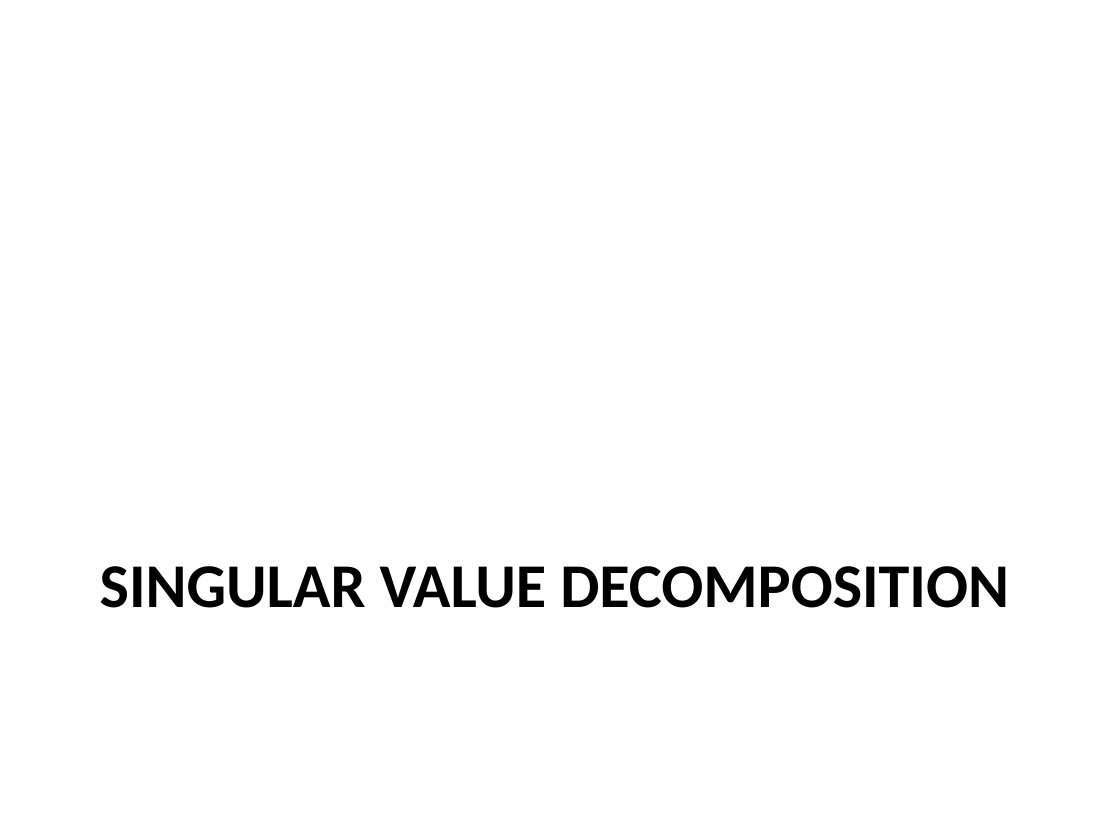
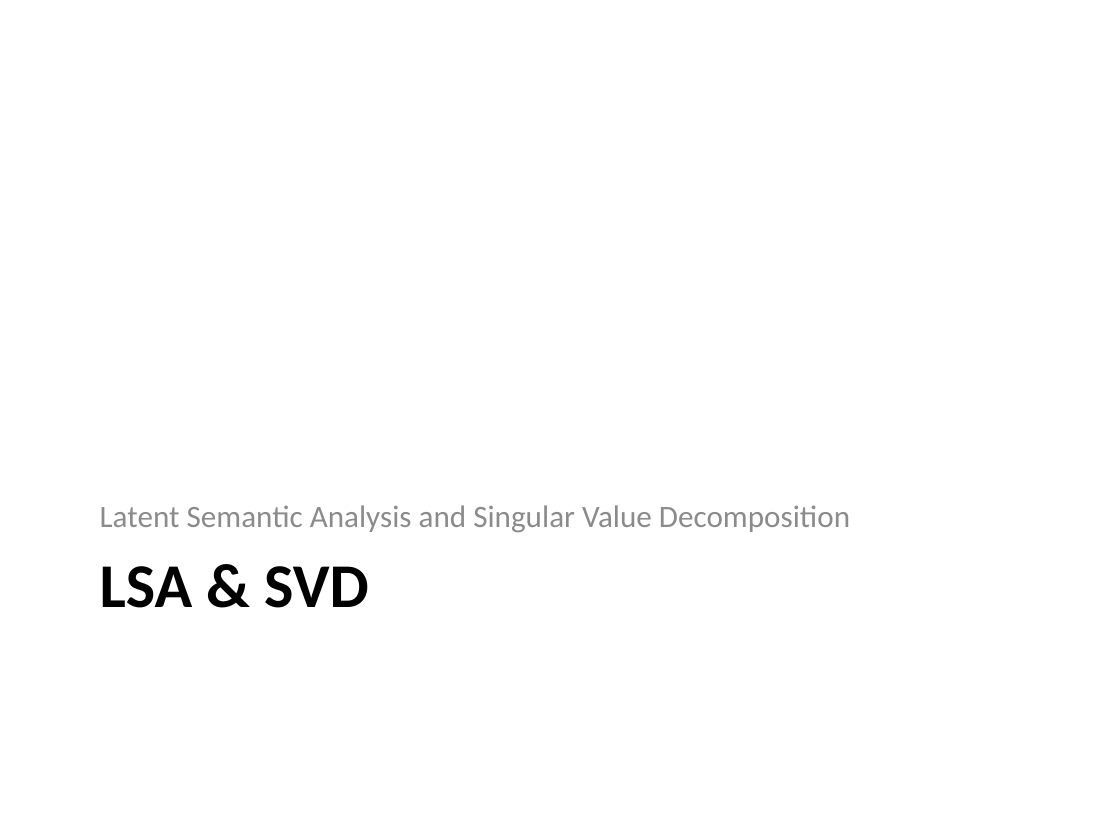
Before and after one commit to allenday/mapr-text-analysis, a slide deck: slide 4 of doc/section6.pptx. Drawn at 1120x840 pixels with LibreOffice and Linux fonts; fonts in the diff are those of the drawing. Boxes give left, top, right and bottom in pixels: in the first picture for what was removed or moved away, otherwise in the second. Text is boxed around its words. In the diff, an @@ line names an element or a change of style, - is before the commit and + after.

```diff
--- a/doc/section6.pptx
+++ b/doc/section6.pptx
@@ text added at [100,505,850,532], 20 pt, text #8C8C8C @@
+Latent Semantic Analysis and Singular Value Decomposition
@@ title at [100,566,369,608]: text changed @@
-SINGULAR VALUE DECOMPOSITION
+LSA & SVD
```
Also in this commit, not shown: 23 slides added, 6 other files.
